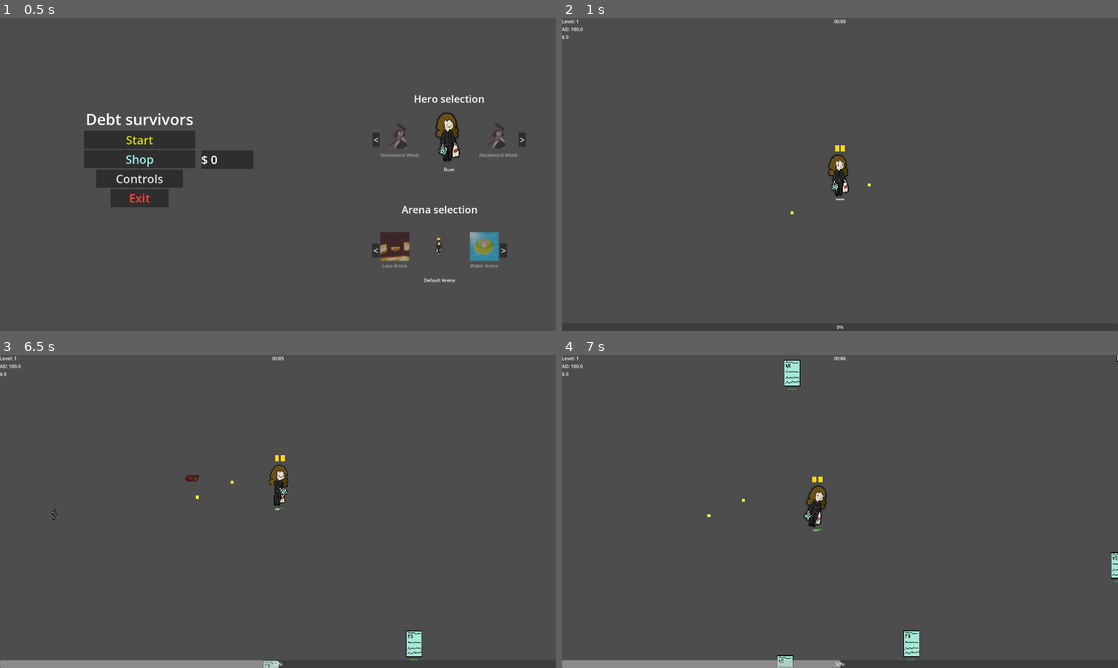
Above: before the commit, frames 1-4 (two rows, left to right).
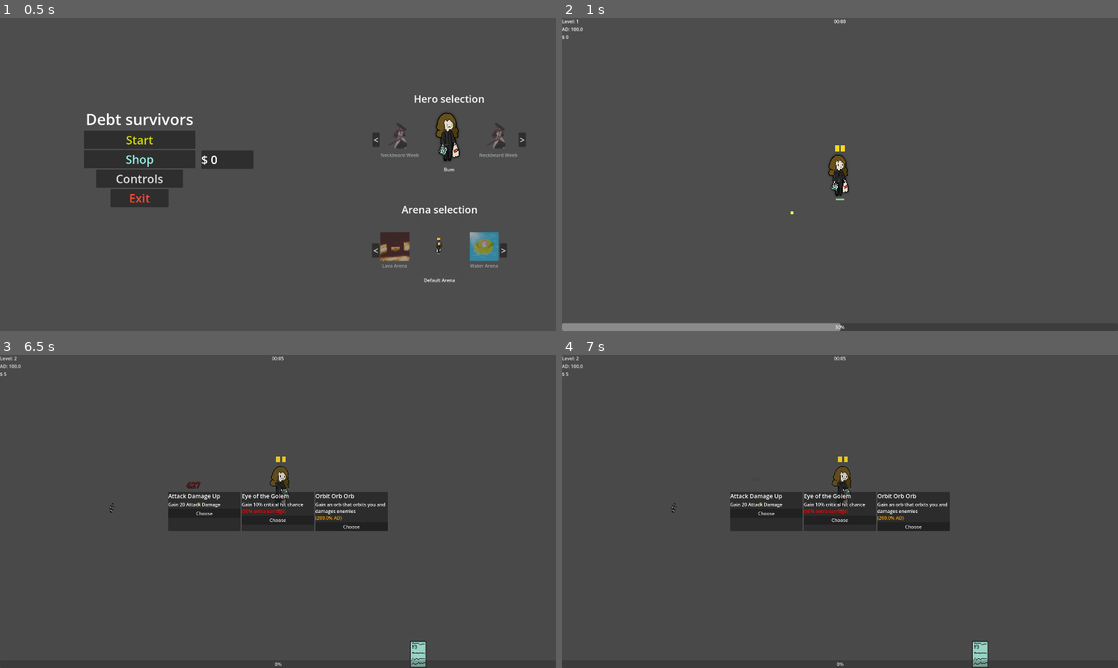
Above: after the commit, the same moments.

Repository: Vilkiy/Debt-Survivors
Game: Godot game, scene res://logic/UI/main_menu/main_menu.tscn
Two runs of this game, one before a commit and one after it. Both use one fixed random seed, a clock stepped at 60 frames per second and the inputs below.
Inputs (mouse positions are in pixels of both pictures, inside the frame that each line leads up to):
- Up to frame 1 (0.5 s): no input
- Up to frame 2 (1 s): click "Start" at 0.5 s
- Up to frame 3 (6.5 s): tap Enter at 1.25 s; move the mouse to (400, 495) at 1.27 s; hold D (move_right) 1.28-2.03 s; tap Space (dash) every 0.75 s from 1.35 to 5.85 s; click (400, 495) at 1.42 s; move the mouse to (166, 527) at 2.02 s; hold S (move_down) 2.03-2.78 s; move the mouse to (333, 442) at 2.77 s; hold D (move_right) 2.78-3.53 s; move the mouse to (250, 574) at 3.52 s; hold W (move_up) 3.53-4.28 s; click (250, 574) at 3.67 s; move the mouse to (444, 558) at 4.27 s; hold A (move_left) 4.28-5.78 s; move the mouse to (111, 464) at 5.02 s; move the mouse to (305, 511) at 5.77 s; hold S (move_down) from 5.78 s (still down); click (305, 511) at 5.92 s
- Up to frame 4 (7 s): move the mouse to (756, 433) at 6.52 s; release S (move_down) at 6.53 s; hold D (move_right) from 6.53 s (still down); tap Space (dash) at 6.6 s

Frame 1 is identical in both runs. In frame 2, 1.2% of the frame differs, in the area x 0-56%, y 52-100%; in frame 3, 6.4%; in frame 4, 7.0%, in the area x 0-100%, y 0-100%.

Commit message:
Add camera shake, XP magnet, and damage payload
Introduce camera shake support and hook it up to player damage: camera_controller.gd adds shake state and add_shake(), and composes shake on top of existing look-ahead logic. health_handler.gd now emits the pending damage amount with took_damage.emit(_pending_damage). player.gd updates the damage signal handler to accept an amount and triggers camera.add_shake with intensity/duration derived from the damage. XP pickups gain magnet behavior and movement (pickup_radius, acceleration, max_speed, physics processing) so they home to the player when nearby. Also make flash_red in enemy.gd accept an optional damage parameter and minor formatting/cleanup.

Diff:
--- a/Assets/Scripts/camera_controller.gd
+++ b/Assets/Scripts/camera_controller.gd
@@ -4,9 +4,17 @@
 @export var look_ahead_strength := 1.0
 @export var return_speed := 4.0
 
+var shake_strength := 0.0
+var shake_decay := 8.0
+var shake_timer := 0.0
+var shake_offset := Vector2.ZERO
 @onready var player = get_parent()
 
 var look_offset := Vector2.ZERO
+
+func add_shake(intensity: float, duration: float) -> void:
+	shake_strength = max(shake_strength, intensity)
+	shake_timer = duration
 
 func _process(delta):
 	if player == null:
@@ -14,7 +22,8 @@
 
 	var input_dir := Vector2.ZERO
 
-	# Read raw input (NOT velocity)
+	# ----------------------------
+	# INPUT (look-ahead system)
 	if Input.is_action_pressed("move_up"):
 		input_dir.y -= 1
 	if Input.is_action_pressed("move_down"):
@@ -29,8 +38,29 @@
 		var target_offset = input_dir * 100 * look_ahead_strength
 		look_offset = look_offset.lerp(target_offset, smooth_speed * delta)
 	else:
-		# Return to center when no input
 		look_offset = look_offset.lerp(Vector2.ZERO, return_speed * delta)
 
+	# ----------------------------
+	# BASE CAMERA POSITION (no shake yet)
 	var target_position = player.global_position + look_offset
-	global_position = global_position.lerp(target_position, smooth_speed * delta)
+	var base_position = global_position.lerp(target_position, smooth_speed * delta)
+
+	# ----------------------------
+	# CAMERA SHAKE (added on top)
+	if shake_timer > 0.0:
+		shake_timer -= delta
+
+		var intensity_curve = shake_timer / max(shake_timer + 0.0001, 0.0001)
+
+		var random_offset = Vector2(
+			randf_range(-1.0, 1.0),
+			randf_range(-1.0, 1.0)
+		)
+
+		shake_offset = random_offset * shake_strength * 10.0
+	else:
+		shake_offset = Vector2.ZERO
+
+	# ----------------------------
+	# FINAL OUTPUT
+	global_position = base_position + shake_offset
--- a/Assets/Scripts/enemy.gd
+++ b/Assets/Scripts/enemy.gd
@@ -74,7 +74,7 @@
 	queue_free()
 
 
-func flash_red() -> void:
+func flash_red(_damage := 0.0) -> void:
 	if flash_timer <= 0.0:
 		var flashMaterial = ShaderMaterial.new()
 		flashMaterial.shader = HURT_SHADER
--- a/Assets/Scripts/player.gd
+++ b/Assets/Scripts/player.gd
@@ -152,17 +152,21 @@
 
 
 
-func _on_health_handler_took_damage() -> void:
+func _on_health_handler_took_damage(amount: float) -> void:
 
 	if animated_sprite_2d.animation == "dead":
 		return
 
 
 	animated_sprite_2d.play("damaged")
-	# Calculate direction away from enemy
-	#var direction = (global_position - attacker_global_position).normalized()
-	#knockback_velocity = direction * knockback_strength
-	#print("player took damage: " + str(health_handler.hp))
+	# ----------------------------
+	# CAMERA SHAKE TRIGGER
+	var cam = get_viewport().get_camera_2d()
+	if cam and cam.has_method("add_shake"):
+		var intensity = clamp(amount * 0.1, 1.0, 5.0)
+		var duration = clamp(amount * 0.05, 0.15, 0.4)
+
+		cam.add_shake(intensity, duration)
 
 
 func collect_xp(amount: int) -> void:
--- a/logic/gameplay_elements/health_handler/health_handler.gd
+++ b/logic/gameplay_elements/health_handler/health_handler.gd
@@ -53,7 +53,7 @@
 	if not _damage_queued:
 		return
 	_damage_queued = false
-	took_damage.emit()
+	took_damage.emit(_pending_damage)
 	var dn = DAMAGE_NUMBER.instantiate()
 	get_tree().root.get_child(0).add_child(dn)
 	dn.global_position = global_position + Vector2(0, -80)
--- a/logic/gameplay_elements/xp/xp.gd
+++ b/logic/gameplay_elements/xp/xp.gd
@@ -1,12 +1,37 @@
 class_name XP
 extends Area2D
 
-@export var value : int = 50
-func _ready() -> void:
-	pass
+@export var value: int = 50
+
+@export var pickup_radius: float = 200.0
+@export var move_speed: float = 0.0
+@export var acceleration: float = 1200.0
+@export var max_speed: float = 700.0
+
+var player: Node2D
 
 
+func _ready() -> void:
+	await get_tree().process_frame
+	player = GlobalVar.player
 
+
+func _physics_process(delta: float) -> void:
+	if player == null:
+		return
+
+	var distance = global_position.distance_to(player.global_position)
+
+	# ----------------------------
+	# MAGNET BEHAVIOR
+	if distance < pickup_radius:
+		move_speed = min(move_speed + acceleration * delta, max_speed)
+
+		var dir = (player.global_position - global_position).normalized()
+		global_position += dir * move_speed * delta
+	else:
+		# reset when outside range
+		move_speed = 0.0
 
 
 func _on_body_entered(body: Node2D) -> void:
